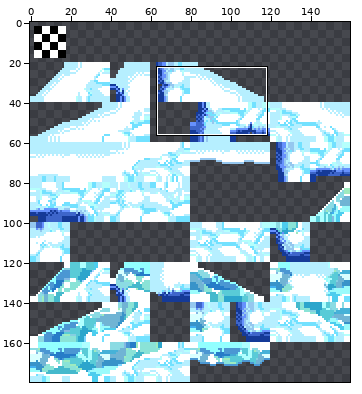
Two states of a sprite sheet, tilesets/ts_solid/output_tileset.png. Above, an overview of the earlier version with the close-up marked.
Close-up. The starting point:
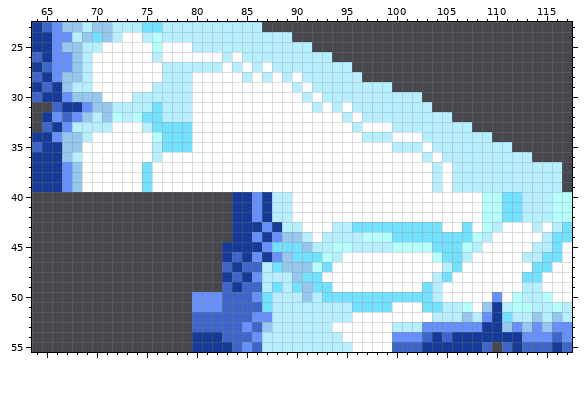
The file is 160x180 pixels. Colours within 5 levels of each other are drawn and written as one. Shown: x 64..117, y 23..55.
And afterwards:
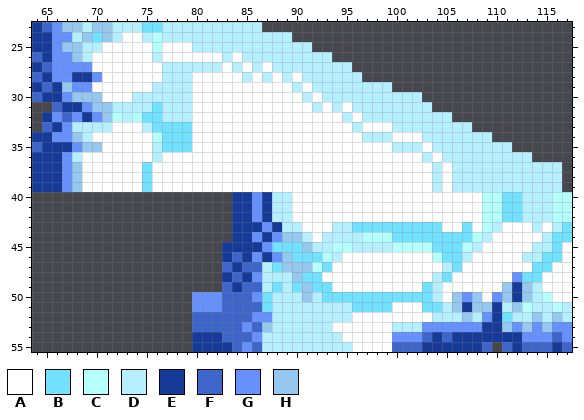
Palette (. is transparent): A #ffffff  B #72e1ff  C #b5fffc  D #b6efff  E #153a98  F #3d65ca  G #6691fd  H #95c7ef
The exact change:
{"y":27,"x":68,"old":"HD","new":"GG"}
{"y":28,"x":67,"old":"HHDA","new":"GEEG"}
{"y":29,"x":68,"old":"DD","new":"GG"}
{"y":32,"x":69,"old":"HD","new":"EG"}
{"y":34,"x":67,"old":"H","new":"G"}
{"y":35,"x":67,"old":"HHAA","new":"EGHH"}
{"y":36,"x":67,"old":"H","new":"G"}
{"y":48,"x":112,"old":"A","new":"G"}
{"y":49,"x":111,"old":"AAD","new":"HEH"}
{"y":50,"x":106,"old":"AAA","new":"HGH"}
{"y":50,"x":111,"old":"ACD","new":"HEH"}
{"y":51,"x":106,"old":"DCA","new":"HEH"}
{"y":51,"x":112,"old":"C","new":"H"}
{"label":"changed","picture_box":[62,62,102,162]}
{"label":"changed","picture_box":[452,272,532,312]}
